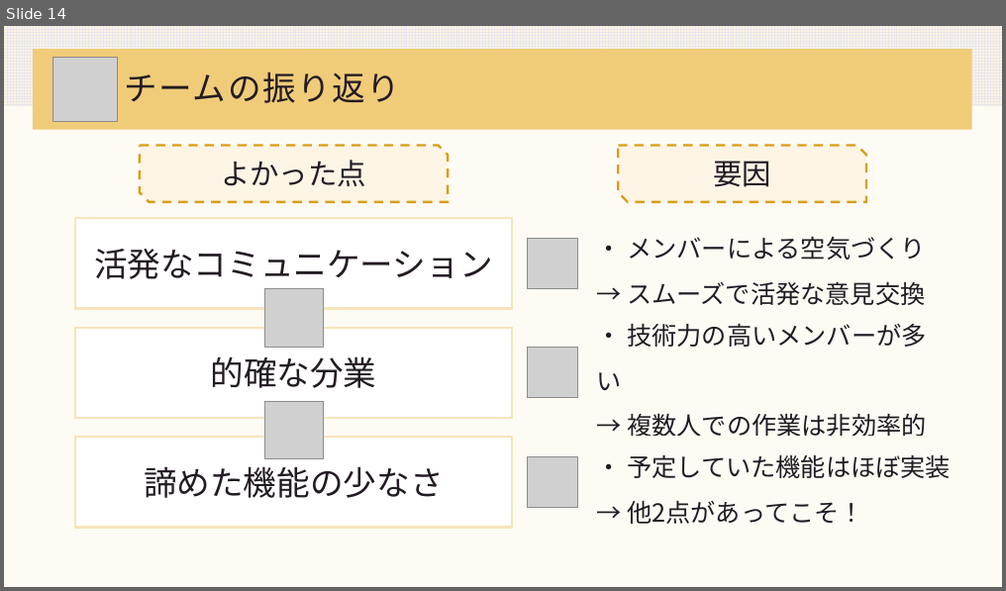
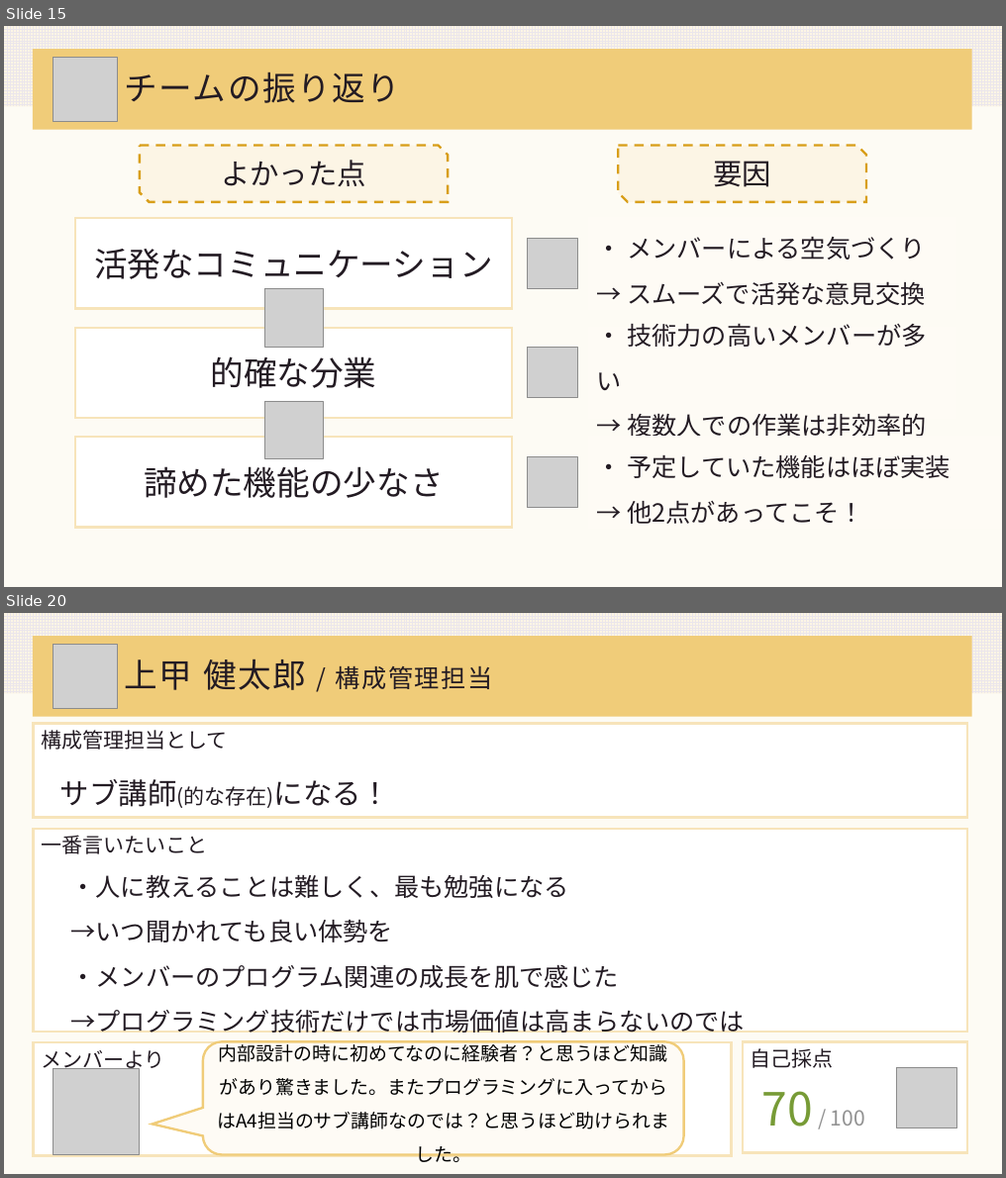
Before and after one commit to DOJO-2021/A-4, a slide deck: documents/worldMap発表資料改良.pptx. Shown one above the other, each under a label of ours: slide 14 before the commit, slides 15 and 20 after it; the slides between them are not shown. The pictures are 1006x591 and 1006x1178 pixels, drawn with LibreOffice and Linux fonts; fonts in the diff are those of the drawing; grey boxes stand for pictures. Boxes give left, top, right and bottom in pixels: in the first picture for what was removed or moved away, otherwise in the second. Text is boxed around its words. In the diff, an @@ line names an element or a change of style, - is before the commit and + after.

```diff
--- a/documents/worldMap発表資料改良.pptx
+++ b/documents/worldMap発表資料改良.pptx
@@ slide 20 added at bbox=[4, 613, 1002, 1174], background #FCF5E5 at 40% opacity; not listed: 2 template elements that a slide beside it also shows @@
@@ picture added at bbox=[54, 645, 117, 708] @@
@@ title added at bbox=[125, 659, 493, 690], 24 pt, text #231B23 @@
+上甲 健太郎 / 構成管理担当
@@ rectangle added at bbox=[33, 724, 967, 818], fill #FFFFFF, outline #F7E4BA 2.25 pt, 20 pt, text #231B23 @@
+構成管理担当として
@@ text added at bbox=[60, 779, 390, 808], 28 pt, text #231B23 @@
+サブ講師(的な存在)になる！
@@ rectangle added at bbox=[33, 829, 967, 1032], fill #FFFFFF, outline #F7E4BA 2.25 pt, 20 pt, text #231B23 @@
+一番言いたいこと
@@ text added at bbox=[70, 875, 744, 1033], 24 pt, text #231B23 @@
+・人に教えることは難しく、最も勉強になる
+→いつ聞かれても良い体勢を
+・メンバーのプログラム関連の成長を肌で感じた
+→プログラミング技術だけでは市場価値は高まらないのでは
@@ rectangle added at bbox=[33, 1044, 731, 1157], fill #FFFFFF, outline #F7E4BA 2.25 pt, 20 pt, text #231B23 @@
+メンバーより
@@ rounded speech box added at bbox=[203, 1042, 684, 1155], fill #FEFBF5, outline #F0CC79 2.25 pt, 18 pt, text #000000 @@
+内部設計の時に初めてなのに経験者？と思うほど知識があり驚きました。またプログラミングに入ってからはA4担当のサブ講師なのでは？と思うほど助けられました。
@@ rectangle added at bbox=[743, 1042, 967, 1153], fill #FFFFFF, outline #F7E4BA 2.25 pt, 20 pt, text #231B23 @@
+自己採点
@@ picture added at bbox=[54, 1069, 140, 1155] @@
@@ picture added at bbox=[896, 1067, 956, 1128] @@
@@ text added at bbox=[762, 1091, 865, 1127], 20 pt, text #929292 @@
+70 / 100
@@ what was slide 14 is now slide 15 @@
```
Also in this commit, not shown: 14 slides changed, 5 other slides added, 1 slide removed.
